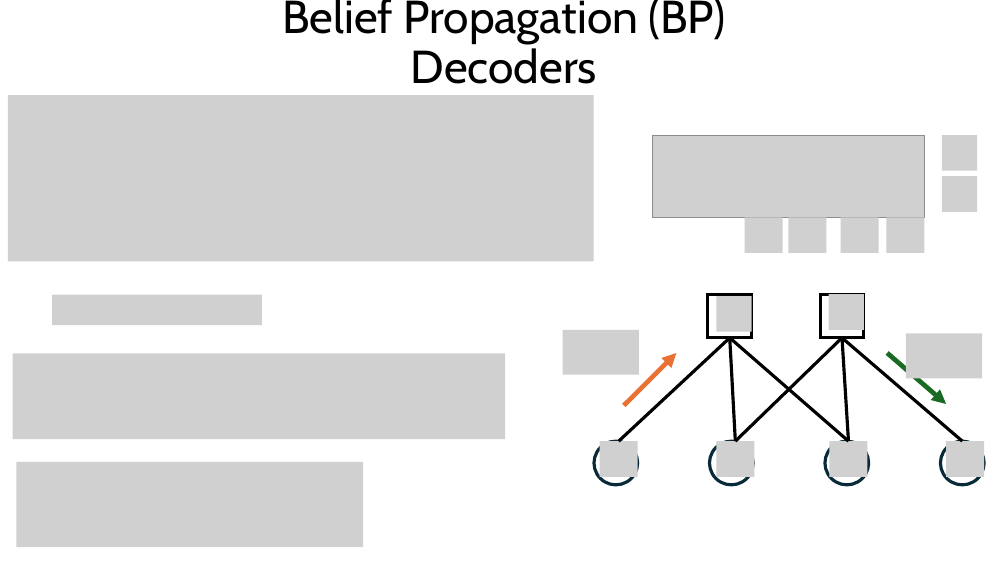
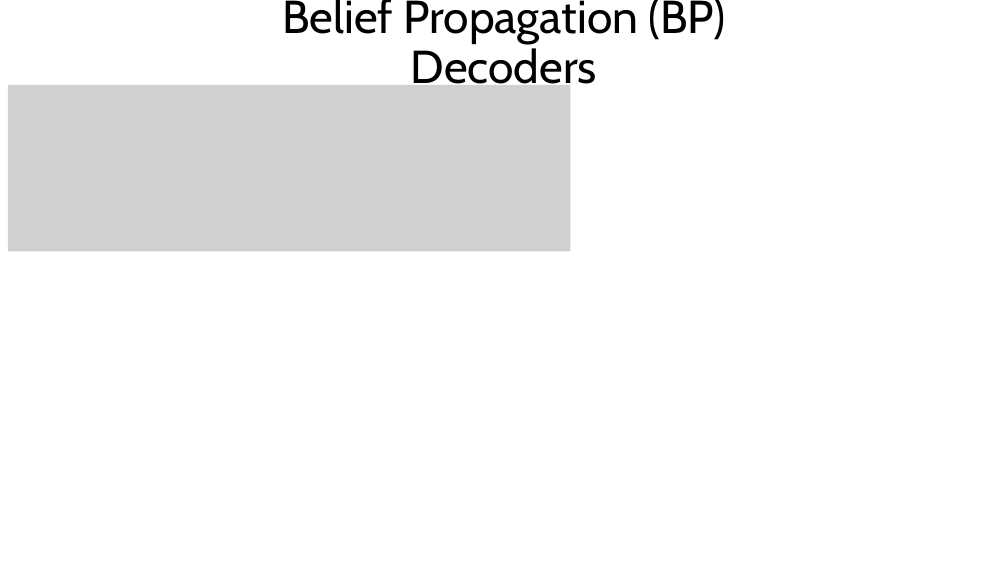
Before and after one commit to paviudes/CorrelatedBPDecoderWithCER, a slide deck: slide 14 of pres/aps_talk.pptx (slide 8 before the commit). Drawn at 1008x567 pixels with LibreOffice and Linux fonts; fonts in the diff are those of the drawing; grey boxes stand for pictures. Boxes give left, top, right and bottom in pixels: in the first picture for what was removed or moved away, otherwise in the second. Text is boxed around its words. In the diff, an @@ line names an element or a change of style, - is before the commit and + after.

```diff
--- a/pres/aps_talk.pptx
+++ b/pres/aps_talk.pptx
@@ picture: place and size @@
-picture at [8, 95, 594, 262]
+picture at [8, 85, 570, 251]
@@ picture removed at [653, 135, 925, 218] @@
@@ picture removed at [942, 135, 978, 171] @@
@@ picture removed at [942, 176, 978, 212] @@
@@ picture removed at [745, 218, 783, 253] @@
@@ picture removed at [789, 218, 827, 253] @@
@@ picture removed at [841, 218, 879, 253] @@
@@ picture removed at [887, 218, 925, 253] @@
@@ picture removed at [52, 295, 262, 325] @@
@@ rectangle removed at [708, 294, 752, 338] @@
@@ picture removed at [717, 296, 752, 332] @@
@@ rectangle removed at [820, 294, 864, 338] @@
@@ picture removed at [829, 294, 864, 330] @@
@@ picture removed at [13, 354, 506, 439] @@
@@ picture removed at [563, 330, 639, 375] @@
@@ line removed from (619, 442) to (730, 338) @@
@@ arrow removed from (624, 405) to (677, 353) @@
@@ line removed from (730, 338) to (736, 442) @@
@@ line removed from (730, 338) to (848, 442) @@
@@ line removed from (842, 338) to (736, 442) @@
@@ line removed from (842, 338) to (848, 442) @@
@@ line removed from (842, 338) to (963, 442) @@
@@ arrow removed from (888, 353) to (946, 404) @@
@@ picture removed at [906, 333, 982, 379] @@
@@ ellipse removed at [594, 442, 638, 485] @@
@@ picture removed at [600, 442, 637, 477] @@
@@ ellipse removed at [709, 442, 753, 485] @@
@@ picture removed at [717, 442, 755, 477] @@
@@ ellipse removed at [825, 442, 869, 485] @@
@@ picture removed at [830, 442, 867, 477] @@
@@ ellipse removed at [941, 442, 985, 485] @@
@@ picture removed at [946, 442, 984, 477] @@
@@ picture removed at [17, 462, 364, 547] @@
```
Also in this commit, not shown: 5 other slides changed, 21 slides added, 2 slides removed, 13 other files.
